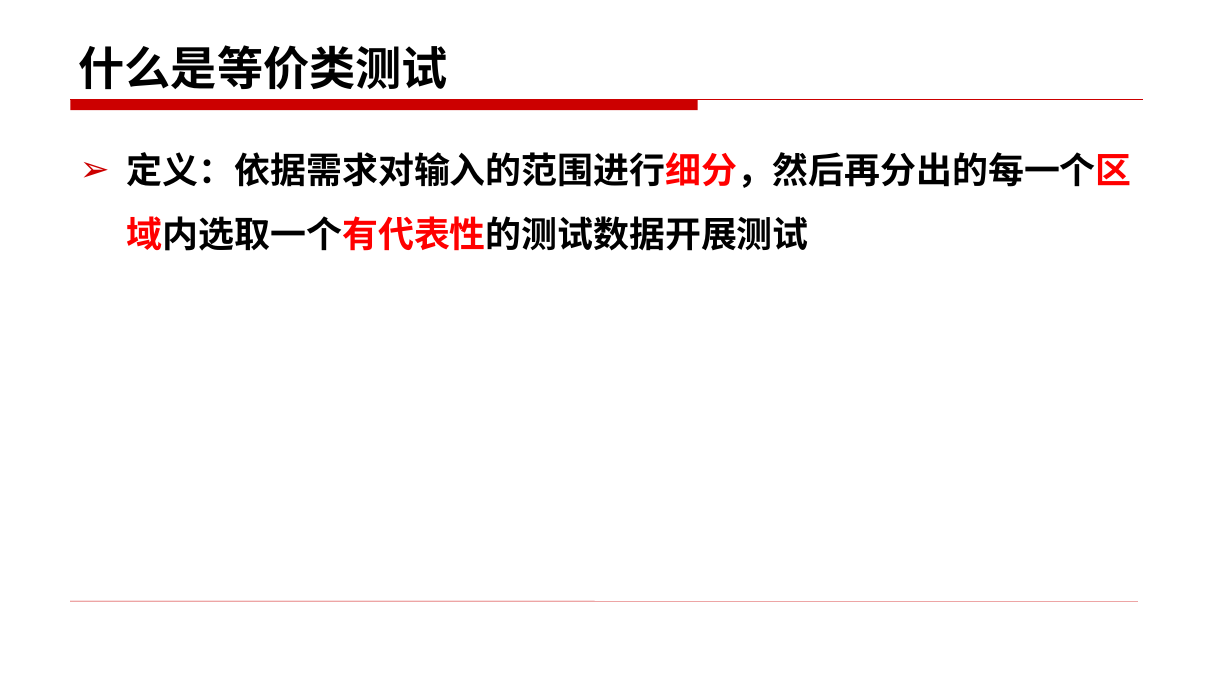
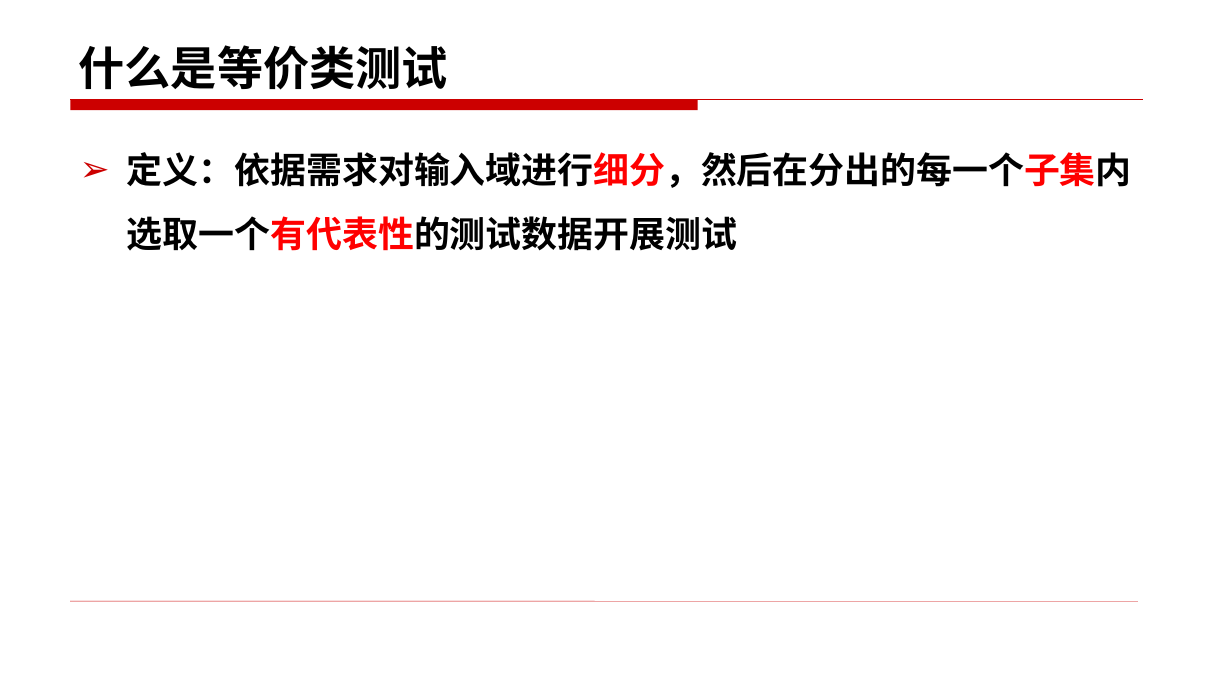
Before and after one commit to changlingling123/Base-of-Testing-2018, a slide deck: slide 9 of 第二部分 软件测试技术/3.1黑盒测试技术——等价类（书上3.3）.pptx (slide 6 before the commit). Drawn at 1232x693 pixels with LibreOffice and Linux fonts; fonts in the diff are those of the drawing. Boxes give left, top, right and bottom in pixels: in the first picture for what was removed or moved away, otherwise in the second. Text is boxed around its words. In the diff, an @@ line names an element or a change of style, - is before the commit and + after.

```diff
--- a/第二部分 软件测试技术/3.1黑盒测试技术——等价类（书上3.3）.pptx
+++ b/第二部分 软件测试技术/3.1黑盒测试技术——等价类（书上3.3）.pptx
@@ text at (x1=127, y1=152, x2=1132, y2=251): text changed @@
-➢ 定义：依据需求对输入的范围进行细分，然后再分出的每一个区域内选取一个有代表性的测试数据开展测试
+➢ 定义：依据需求对输入域进行细分，然后在分出的每一个子集内选取一个有代表性的测试数据开展测试
```
Also in this commit, not shown: 27 other slides changed, 9 slides added, 18 slides removed.
